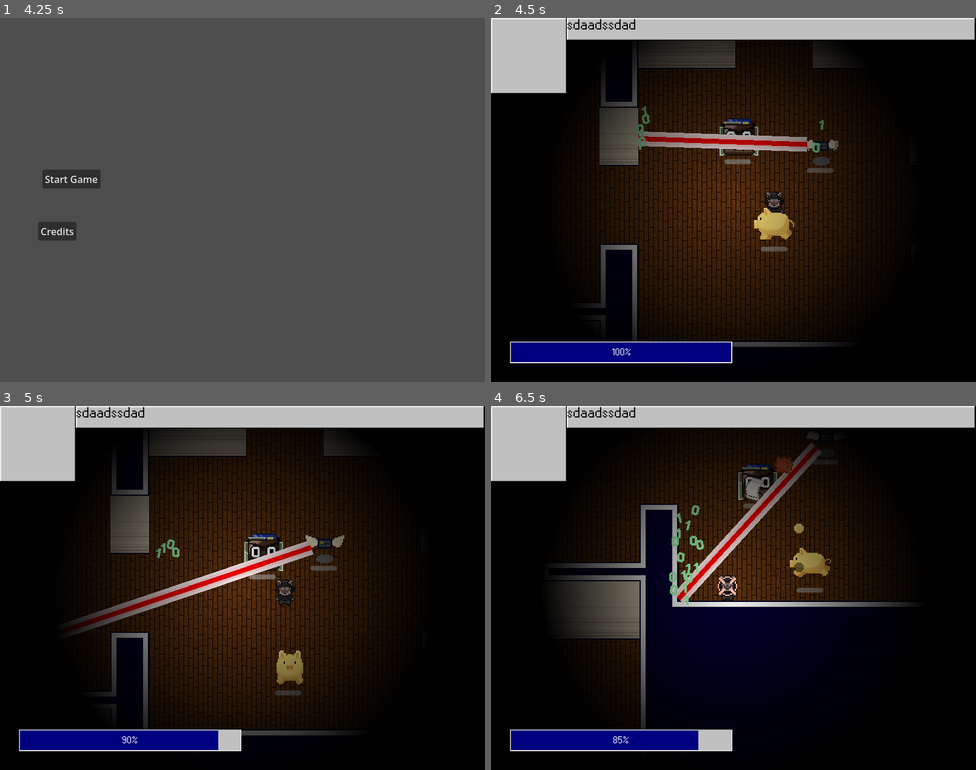
Above: before the commit, frames 1-4 (two rows, left to right).
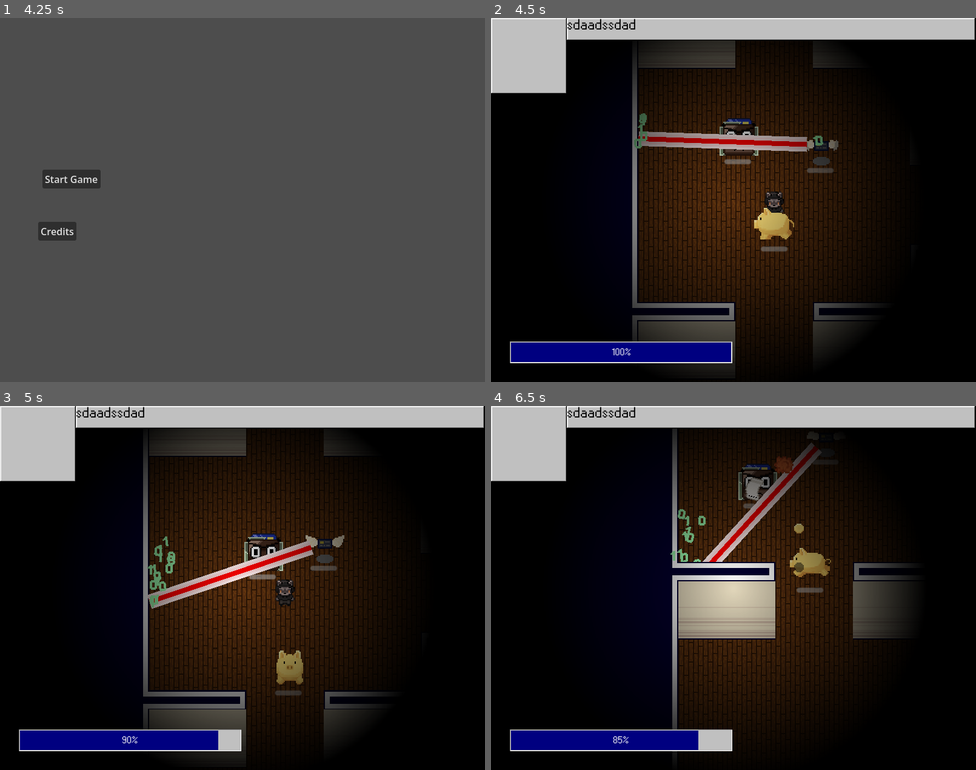
Above: after the commit, the same moments.

Repository: ygda-org/stock-strikers
Game: Godot game, scene res://main/startup_scene.tscn
Two runs of this game, one before a commit and one after it. Both use one fixed random seed, a clock stepped at 60 frames per second and the inputs below. Sound files missing from this copy of the repository are replaced by a short silence.
Inputs (mouse positions are in pixels of both pictures, inside the frame that each line leads up to):
- Up to frame 1 (4.25 s): move the mouse to (349, 181) at 0.52 s; hold D (move_right) 0.53-1.28 s; tap Shift (dodge) at 0.6, 2.1, 3.6 s; tap Enter at 1.25 s; move the mouse to (145, 218) at 1.27 s; hold S (move_down) 1.28-2.03 s; click (145, 218) at 1.35 s; move the mouse to (291, 119) at 2.02 s; hold D (move_right) 2.03-2.78 s; tap Space at 2.75 s; move the mouse to (218, 272) at 2.77 s; hold W (move_up) 2.78-3.53 s; click (218, 272) at 2.85 s; move the mouse to (388, 254) at 3.52 s; hold A (move_left) from 3.53 s (still down)
- Up to frame 2 (4.5 s): release A (move_left) at 4.25 s; click "Start Game" at 4.25 s
- Up to frame 3 (5 s): no input
- Up to frame 4 (6.5 s): move the mouse to (588, 533) at 5.02 s; hold A (move_left) 5.03-5.78 s; click (588, 533) at 5.1 s; move the mouse to (757, 588) at 5.77 s; hold S (move_down) from 5.78 s (still down); tap Shift (dodge) at 5.85 s

Frame 1 is identical in both runs. In frame 2, 6.3% of the frame differs, in the area x 19-79%, y 17-97%; in frame 3, 6.9%; in frame 4, 19%, in the area x 14-86%, y 6-96%.

Commit message:
random music

Diff:
--- a/main/main.tscn
+++ b/main/main.tscn
@@ -8,6 +8,12 @@
 [ext_resource type="PackedScene" uid="uid://dmtq0eq4tnvrw" path="res://enemies/wallet/wallet.tscn" id="5_3wy1v"]
 [ext_resource type="PackedScene" uid="uid://diupkd5kr2tpw" path="res://enemies/credit_card/credit_card.tscn" id="7_4dugh"]
 [ext_resource type="AudioStream" uid="uid://bop2wwbu67egg" path="res://assets/audio/battle theme 1.ogg" id="8_67ri8"]
+[ext_resource type="AudioStream" uid="uid://dgue3pw7p162h" path="res://assets/audio/battle theme 2.ogg" id="9_grrlh"]
+
+[sub_resource type="AudioStreamRandomizer" id="AudioStreamRandomizer_0i4oc"]
+streams_count = 2
+stream_0/stream = ExtResource("8_67ri8")
+stream_1/stream = ExtResource("9_grrlh")
 
 [node name="Main" type="Node2D" unique_id=426619736]
 script = ExtResource("1_kfbq2")
@@ -29,5 +35,5 @@
 position = Vector2(169, 76)
 
 [node name="AudioStreamPlayer" type="AudioStreamPlayer" parent="." unique_id=1169206716]
-stream = ExtResource("8_67ri8")
+stream = SubResource("AudioStreamRandomizer_0i4oc")
 autoplay = true
